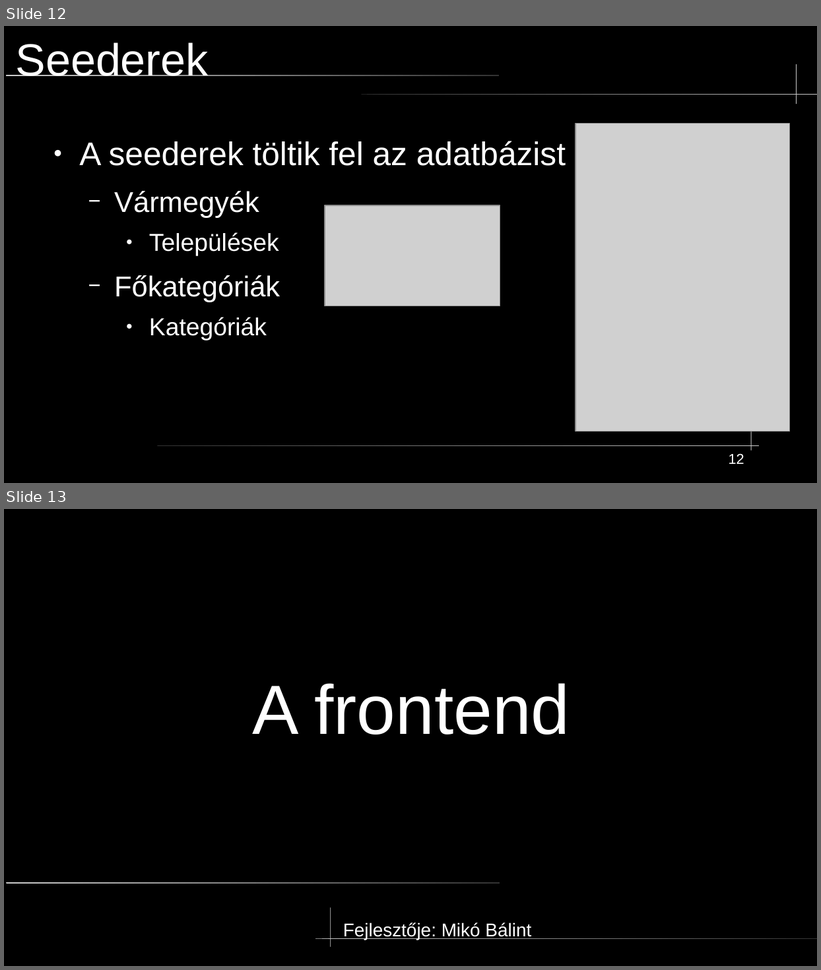
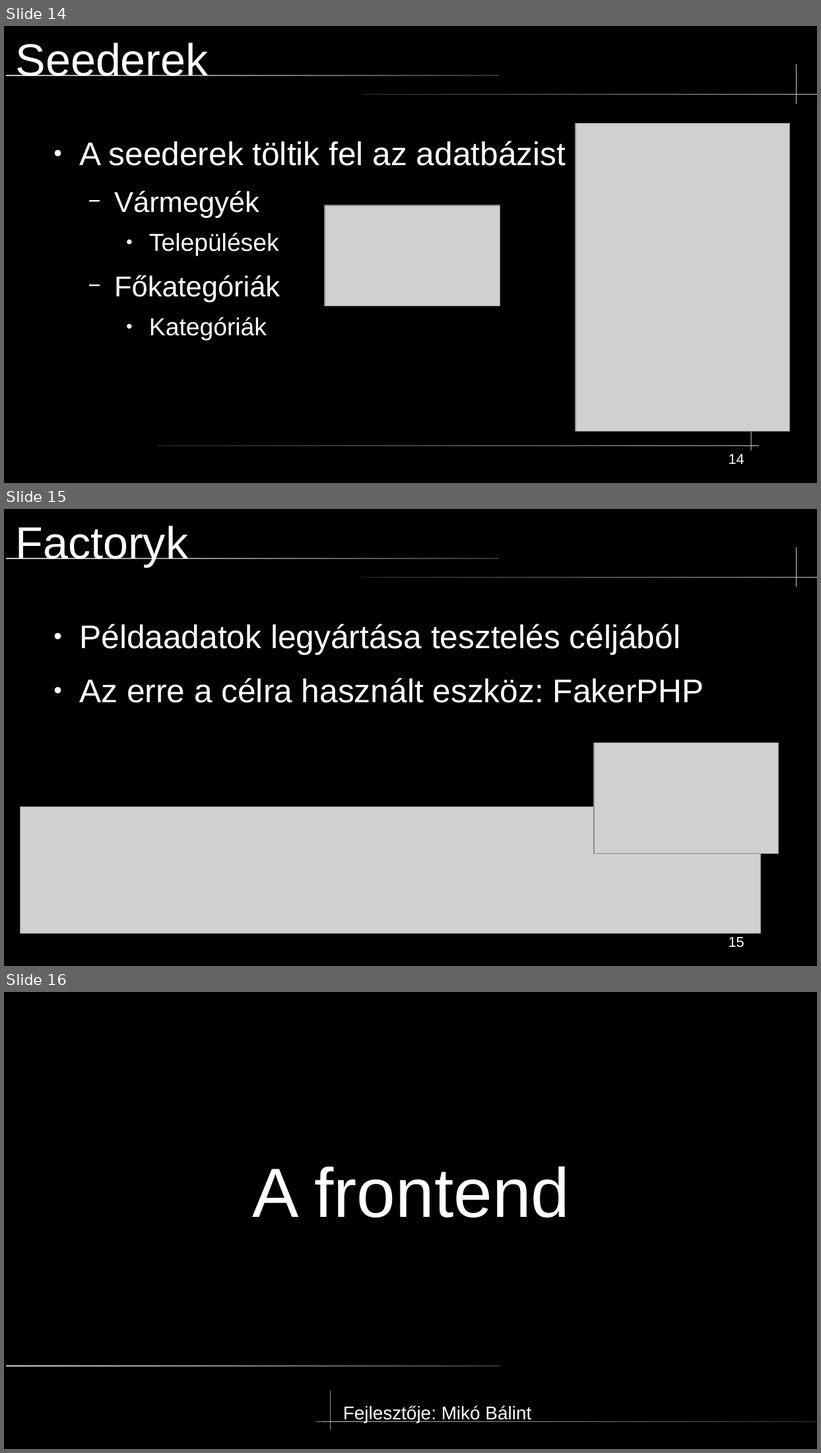
Before and after one commit to mikobalint-szbi/PawnHub, a slide deck: [Developer]/PPT/technikai prezentáció.odp. Shown one above the other, each under a label of ours: slides 12 and 13 before the commit, slides 14, 15 and 16 after it. The pictures are 821x970 and 821x1453 pixels, drawn with LibreOffice and Linux fonts; fonts in the diff are those of the drawing; grey boxes stand for pictures. Boxes give left, top, right and bottom in pixels: in the first picture for what was removed or moved away, otherwise in the second. Text is boxed around its words. In the diff, an @@ line names an element or a change of style, - is before the commit and + after.

```diff
--- a/[Developer]/PPT/technikai prezentáció.odp
+++ b/[Developer]/PPT/technikai prezentáció.odp
@@ slide 15 added at <box>4,509,817,966</box>, background #000000; not listed: 5 template elements that a slide beside it also shows @@
@@ title added at <box>16,525,189,567</box>, 44 pt, text #FFFFFF @@
+Factoryk
@@ text added at <box>79,624,704,703</box>, 32 pt, text #FFFFFF @@
+● Példaadatok legyártása tesztelés céljából
+● Az erre a célra használt eszköz: FakerPHP
@@ picture added at <box>594,743,779,854</box> @@
@@ picture added at <box>20,807,760,934</box> @@
@@ page number added at <box>729,937,745,948</box>, 14 pt, text #FFFFFF @@
+15
@@ what was slide 12 is now slide 14 @@
@@ page number at <box>729,454,745,464</box>: text changed @@
-12
+14
@@ what was slide 13 is now slide 16 @@
```
Also in this commit, not shown: 6 slides changed, 10 other slides added, 2 slides removed.
